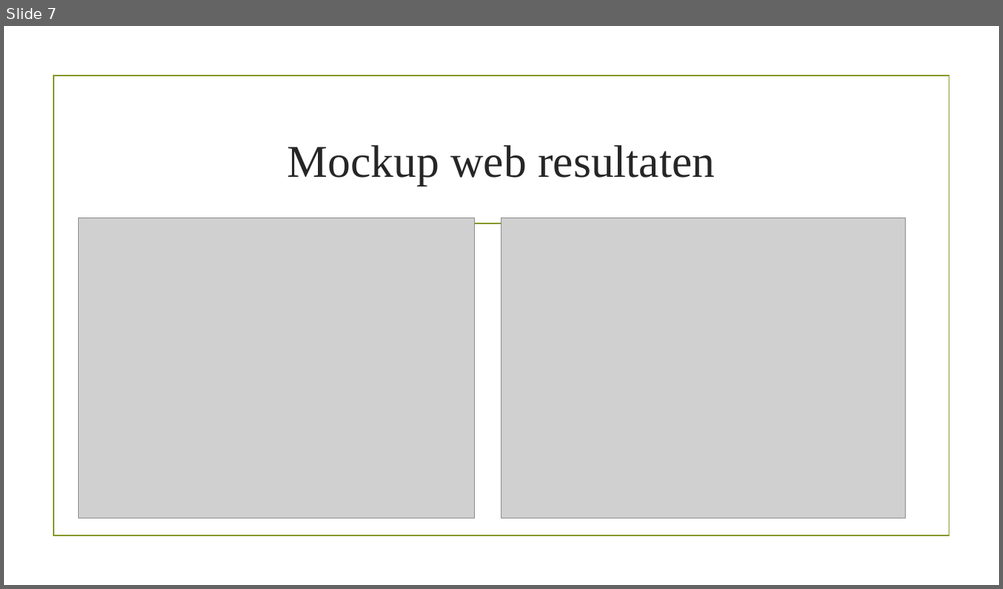
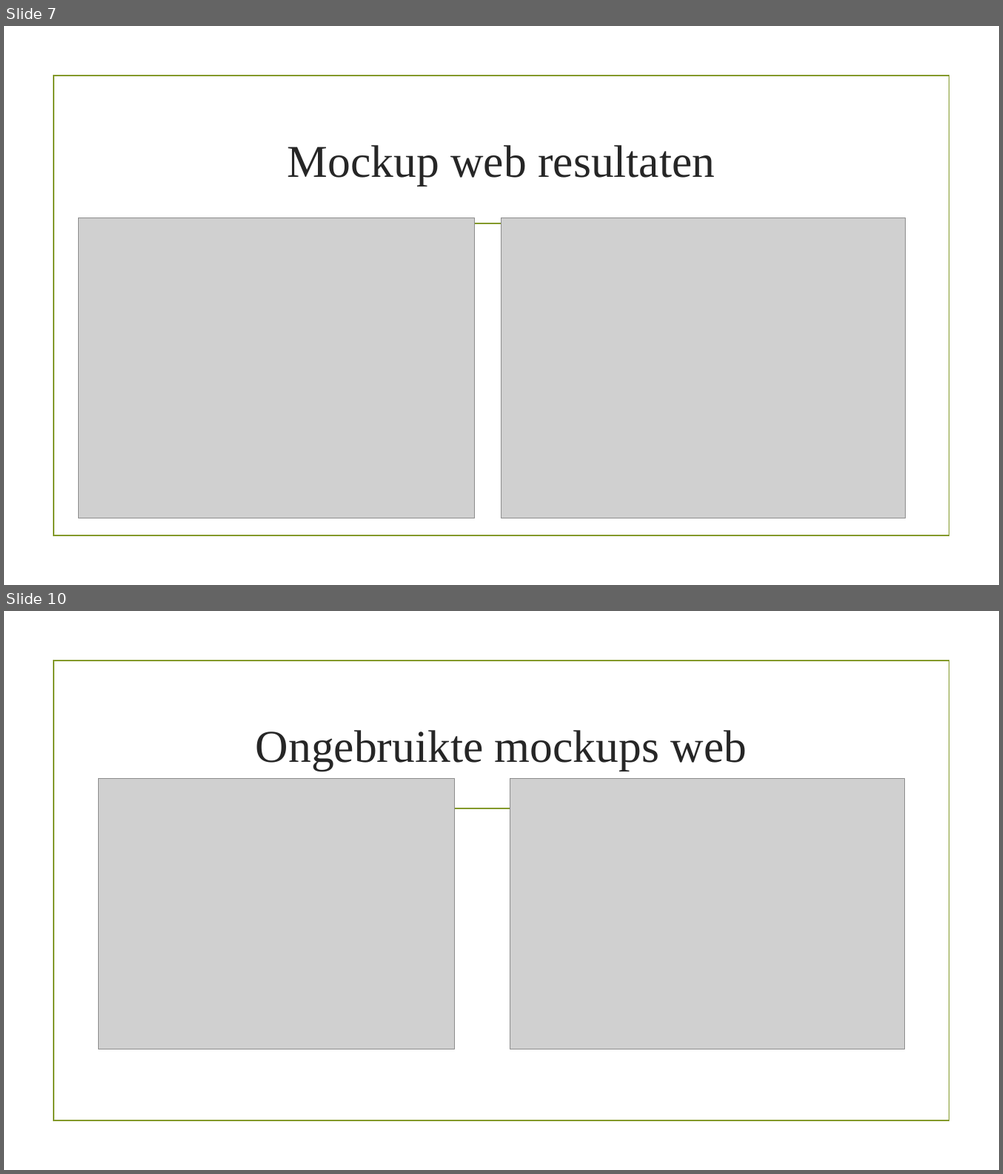
Before and after one commit to DEJeroen/CloudApplications, a slide deck: doc/Eindpresentatie.pptx. Shown one above the other, each under a label of ours: slide 7 before the commit, slides 7 and 10 after it; the slides between them are not shown. The pictures are 1003x589 and 1003x1174 pixels, drawn with LibreOffice and Linux fonts; fonts in the diff are those of the drawing; grey boxes stand for pictures; background and template pictures are left out. Boxes give left, top, right and bottom in pixels: in the first picture for what was removed or moved away, otherwise in the second. Text is boxed around its words. In the diff, an @@ line names an element or a change of style, - is before the commit and + after.

```diff
--- a/doc/Eindpresentatie.pptx
+++ b/doc/Eindpresentatie.pptx
@@ slide 10 added at box(4, 611, 999, 1170), background picture (left out); not listed: 2 template elements that a slide beside it also shows @@
@@ title added at box(256, 730, 747, 771), 44 pt, text #262626 @@
+Ongebruikte mockups web
@@ picture added at box(99, 779, 455, 1050) @@
@@ picture added at box(511, 779, 905, 1050) @@
```
Also in this commit, not shown: 2 slides changed, 1 other slide added.
